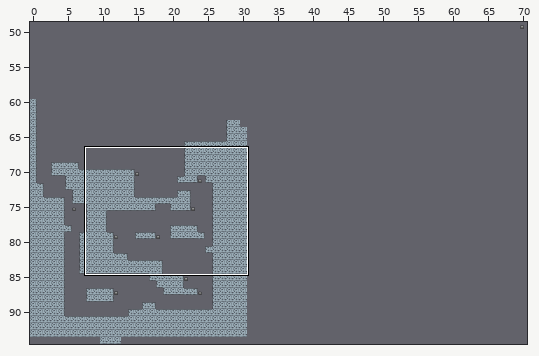
Tiled map, stored at lvls/finallvl.tmx. Above: a wide view before the commit, with the close-up outlined.
Close-up. As it was:
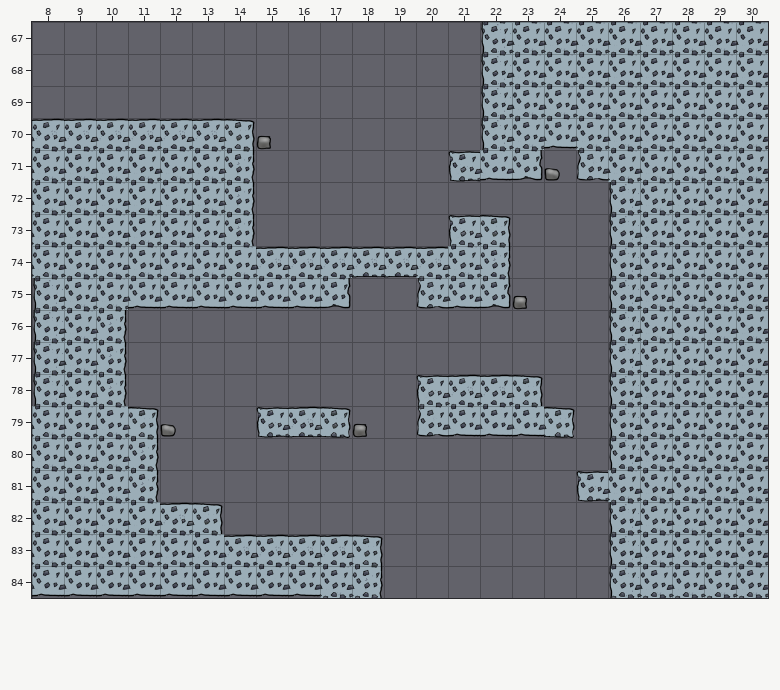
Cells are 80x80 px. Shown: x 8..30, y 67..84.
Now the later version:
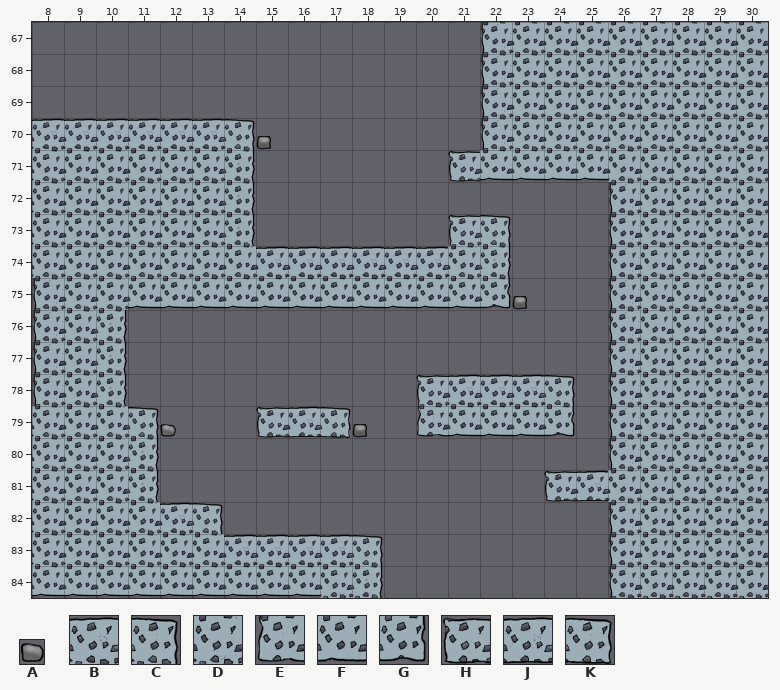
Key: from "smallstone": A 3; from "stoned": B 1, C 2, D 4, E 6, F 7, G 8; from "widestone": H 0, J 1, K 2.
_ is an empty cell.
Edits made:
Layer "Solid":
y 70: x 24 F -> D
y 71: x 23..25 G_E -> FFF
y 74: x 18..19 JJ -> BB
y 75: x 17..20 G__E -> FFFF
y 78: x 23..24 C_ -> BC
y 79: x 24 K -> G
y 81: x 24..25 _H -> HJ
Layer "SmallSolid":
y 71: x 24 A -> _
Pixel boxes of the changes (left, top, right, bottom) in both close-ups:
changed: (512, 118, 608, 181)
changed: (320, 276, 448, 309)
changed: (512, 374, 575, 438)
changed: (544, 470, 608, 502)
